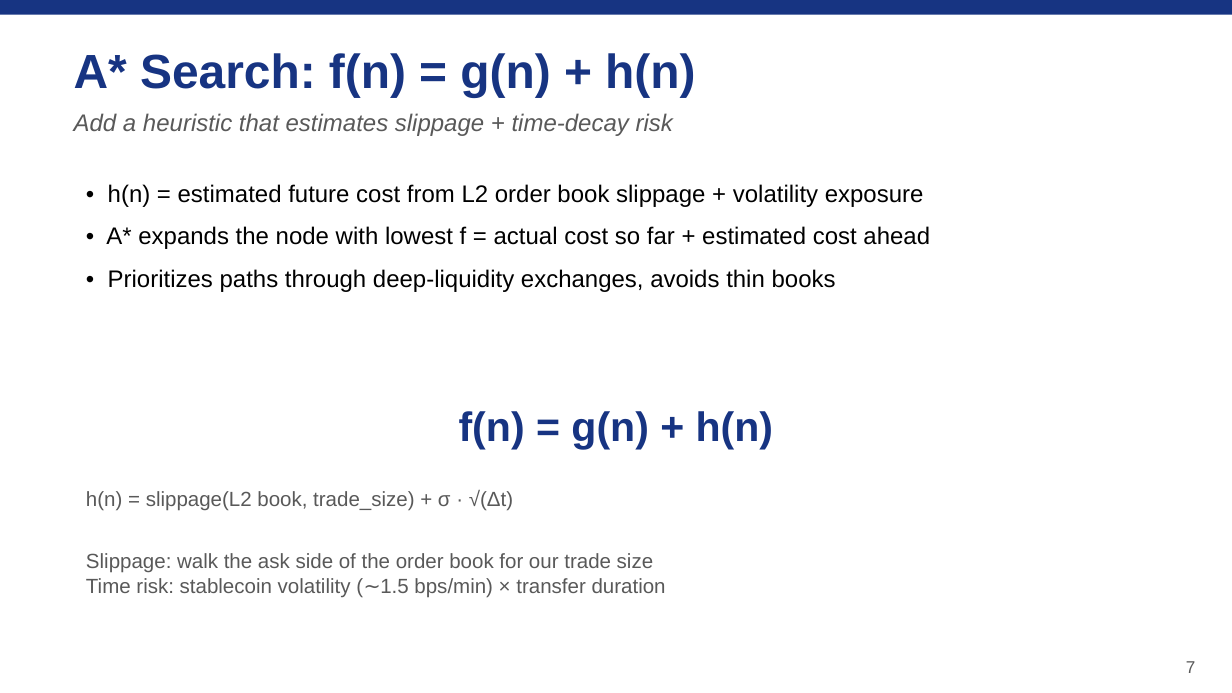
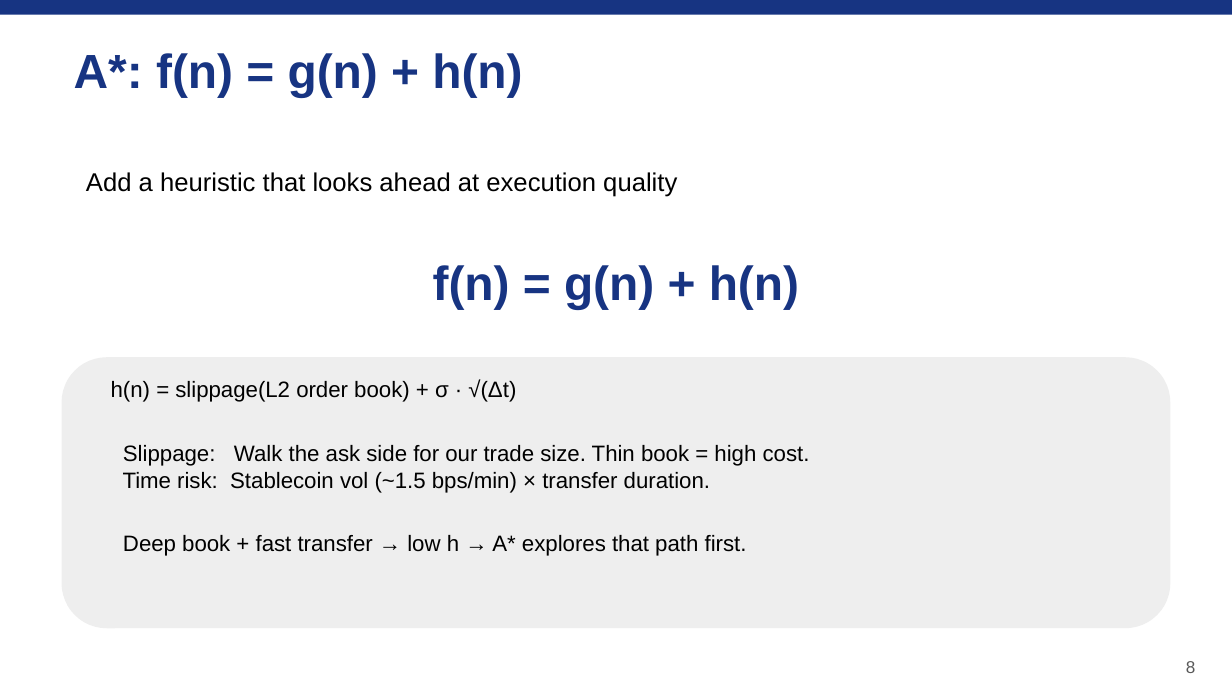
Before and after one commit to kevinl03/Stablecoin-CrossExchange-Arbitrage, a slide deck: slide 8 of astar_arbitrage_deck.pptx (slide 7 before the commit). Drawn at 1232x693 pixels with LibreOffice and Linux fonts; fonts in the diff are those of the drawing. Boxes give left, top, right and bottom in pixels: in the first picture for what was removed or moved away, otherwise in the second. Text is boxed around its words. In the diff, an @@ line names an element or a change of style, - is before the commit and + after.

Commit message:
fix: Less text, more visuals, larger demo frames in deck
- Split crypto/stablecoins into card-based visual layouts
- Added pegging mechanisms slide (fiat-backed, over-collat, algo)
- Arbitrage slide uses price cards + arrow instead of bullet wall
- Demo frames now 5 slides at near-full-bleed (9.5in wide)
- Reduced bullet count to 3-5 per slide max

```diff
--- a/astar_arbitrage_deck.pptx
+++ b/astar_arbitrage_deck.pptx
@@ text at (74, 53, 522, 97): text changed @@
-A* Search: f(n) = g(n) + h(n)
+A*: f(n) = g(n) + h(n)
@@ text at (86, 172, 677, 197): text changed; size 14 to 15 pt; text colour #595959 to #000000; italic off @@
-Add a heuristic that estimates slippage + time-decay risk
+Add a heuristic that looks ahead at execution quality
@@ text removed at (106, 184, 930, 292) @@
-• h(n) = estimated future cost from L2 order book slippage + volatility exposure
-• A* expands the node with lowest f = actual cost so far + estimated cost ahead
-• Prioritizes paths through deep-liquidity exchanges, avoids thin books
@@ text "f(n) = g(n) + h(n)": place and size @@
-text "f(n) = g(n) + h(n)" at (459, 411, 773, 449)
+text "f(n) = g(n) + h(n)" at (433, 265, 799, 309)
@@ text "f(n) = g(n) + h(n)" at (433, 265, 799, 309): size 24 to 28 pt @@
@@ rounded rectangle added at (62, 357, 1170, 628), fill #EEEEEE @@
@@ text at (111, 380, 810, 556): text changed; size 12 to 13 pt; text colour #595959 to #000000 @@
-h(n) = slippage(L2 book, trade_size) + σ · √(Δt)
-Slippage: walk the ask side of the order book for our trade size
-Time risk: stablecoin volatility (∼1.5 bps/min) × transfer duration
+h(n) = slippage(L2 order book) + σ · √(Δt)
+Slippage: Walk the ask side for our trade size. Thin book = high cost.
+Time risk: Stablecoin vol (~1.5 bps/min) × transfer duration.
+Deep book + fast transfer → low h → A* explores that path first.
@@ text at (1186, 661, 1196, 673): text changed @@
-7
+8
```
Also in this commit, not shown: 6 other slides changed, 7 slides added, 4 slides removed, 1 other file.
